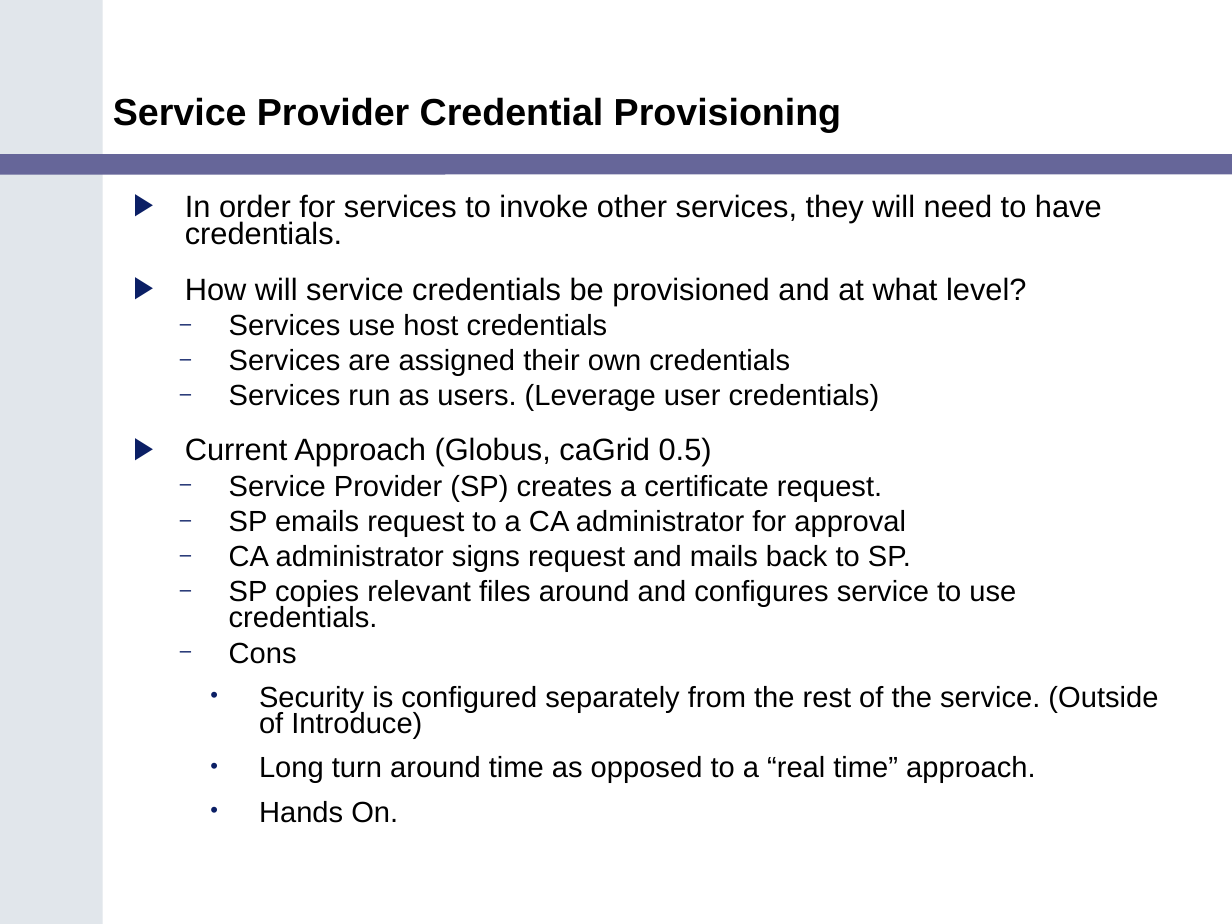
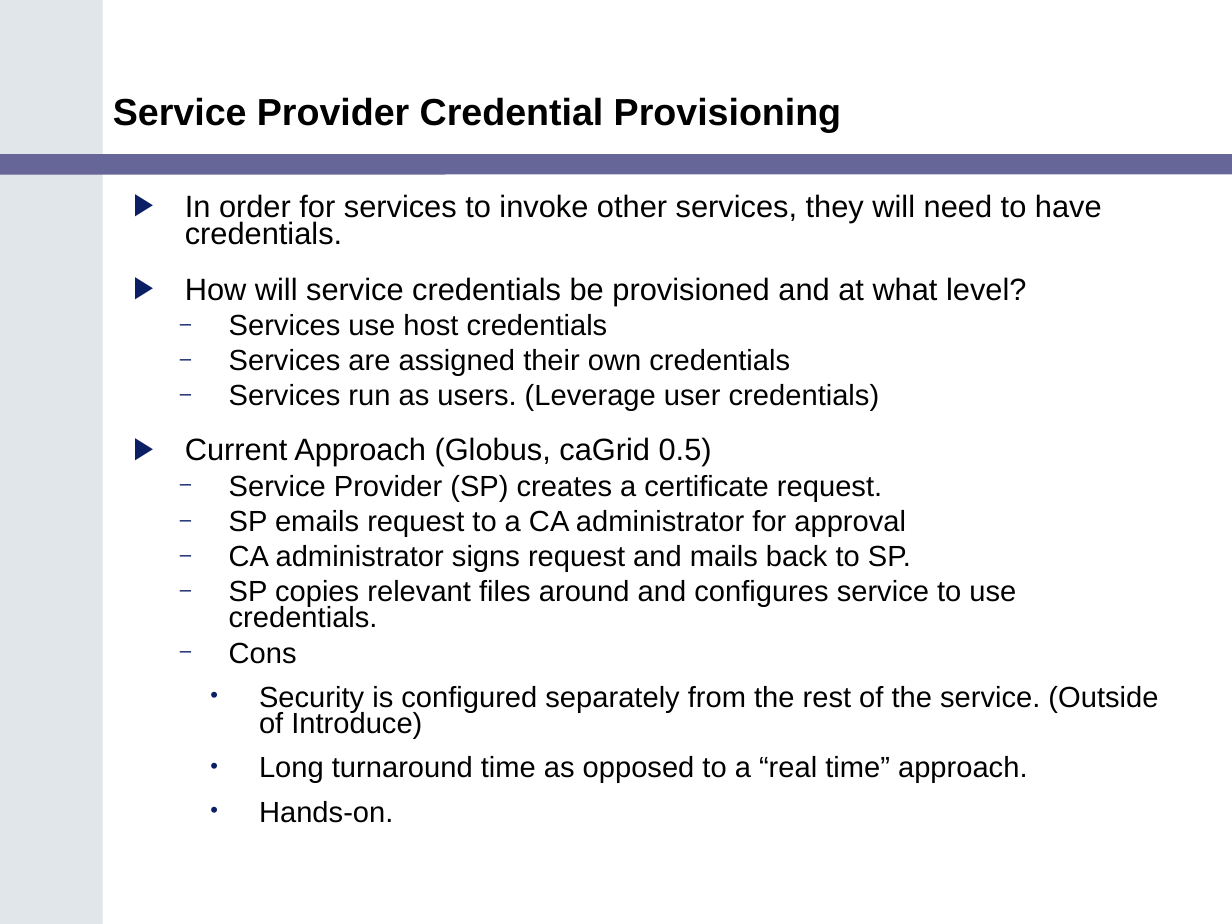
Before and after one commit to NCIP/cagrid-portal, a slide deck: slide 10 of cagrid-1-0/Documentation/presentations/200602_VCDE_ARCH/caGrid_Security_Arch_VCDE_Feb2.ppt (slide 9 before the commit). Drawn at 1232x924 pixels with LibreOffice and Linux fonts; fonts in the diff are those of the drawing; background and template pictures are left out. Boxes give left, top, right and bottom in pixels: in the first picture for what was removed or moved away, otherwise in the second. Text is boxed around its words. In the diff, an @@ line names an element or a change of style, - is before the commit and + after.

```diff
--- a/cagrid-1-0/Documentation/presentations/200602_VCDE_ARCH/caGrid_Security_Arch_VCDE_Feb2.ppt
+++ b/cagrid-1-0/Documentation/presentations/200602_VCDE_ARCH/caGrid_Security_Arch_VCDE_Feb2.ppt
@@ text at <box>259,756,1027,823</box>: text changed @@
-    • Long turn around time as opposed to a “real time” approach.
-    • Hands On.
+    • Long turnaround time as opposed to a “real time” approach.
+    • Hands-on.
```
Also in this commit, not shown: 9 other slides changed, 1 slide added, 2 slides removed.
